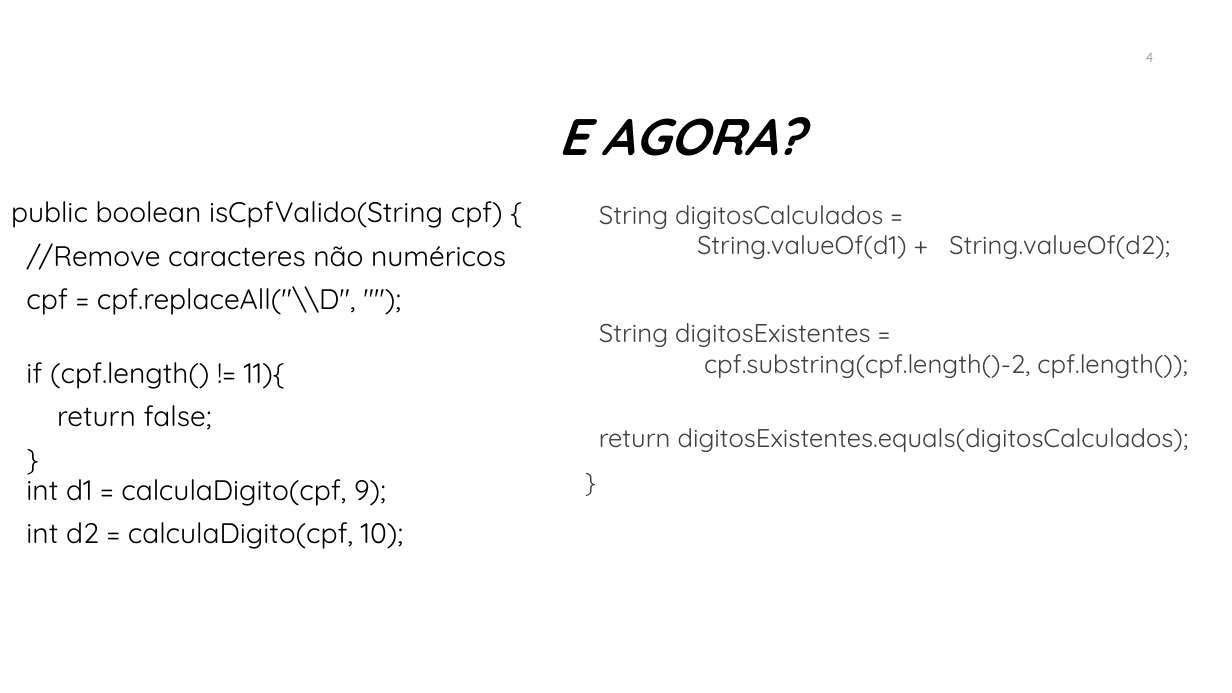
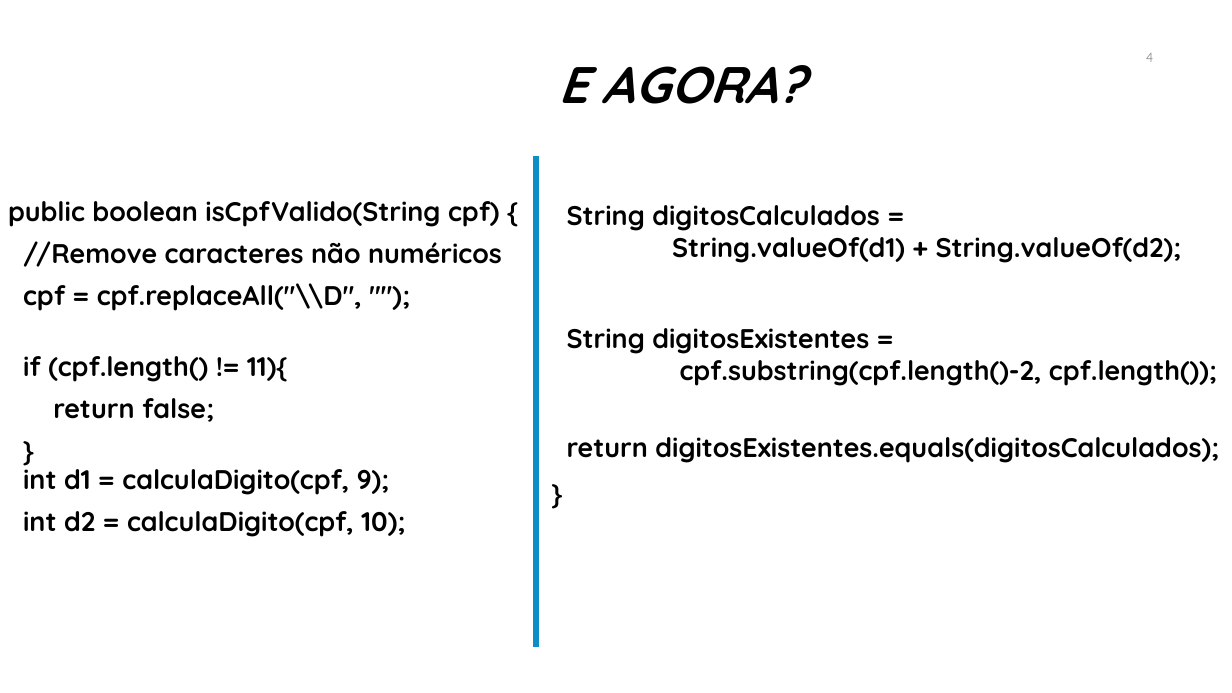
Before and after one commit to iftopalmas/testes-de-software, a slide deck: slide 4 of projects/01-introducao-tdd/tdd.pptx. Drawn at 1232x693 pixels with LibreOffice and Linux fonts; fonts in the diff are those of the drawing; background and template pictures are left out. Boxes give left, top, right and bottom in pixels: in the first picture for what was removed or moved away, otherwise in the second. Text is boxed around its words. In the diff, an @@ line names an element or a change of style, - is before the commit and + after.

```diff
--- a/projects/01-introducao-tdd/tdd.pptx
+++ b/projects/01-introducao-tdd/tdd.pptx
@@ title "E AGORA?": place and size @@
-title "E AGORA?" at <box>558,117,804,156</box>
+title "E AGORA?" at <box>558,65,804,104</box>
@@ line added from (536, 156) to (536, 647), #0D8EC5 4.5 pt @@
@@ text "public boolean isCpfValido(String cpf) {" at <box>8,201,502,537</box>: size 22 to 21 pt, bold on @@
@@ text "String digitosCalculados = String.valueOf(d1) + ...": place and size @@
-text "String digitosCalculados = String.valueOf(d1) + ..." at <box>599,205,1189,452</box>
+text "String digitosCalculados = String.valueOf(d1) + ..." at <box>567,205,1219,463</box>
@@ text "String digitosCalculados = String.valueOf(d1) + ..." at <box>567,205,1219,463</box>: size 20 to 21 pt, text colour #404040 to #000000, bold on @@
```
Also in this commit, not shown: 7 other slides changed, 2 slides added, 1 other file.
